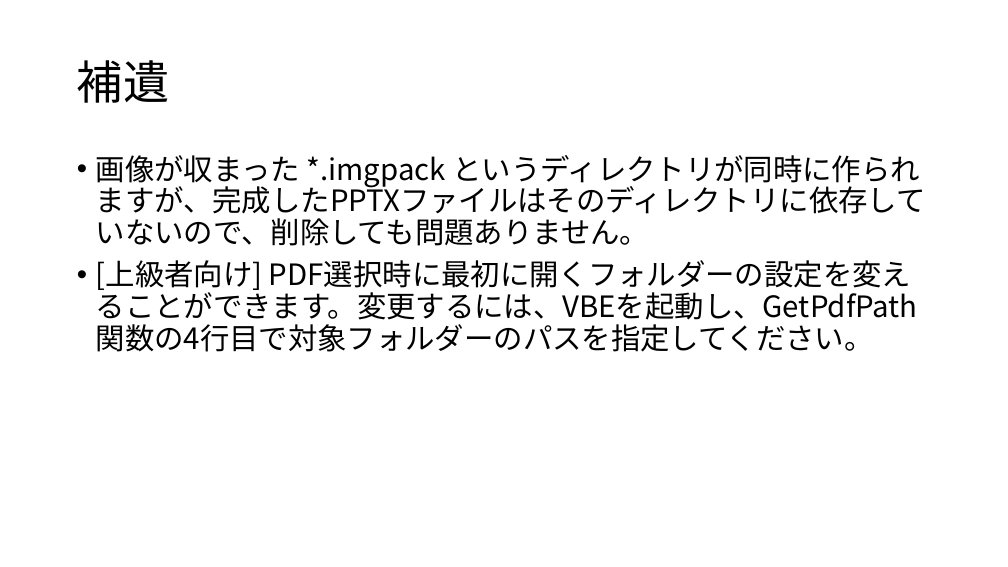
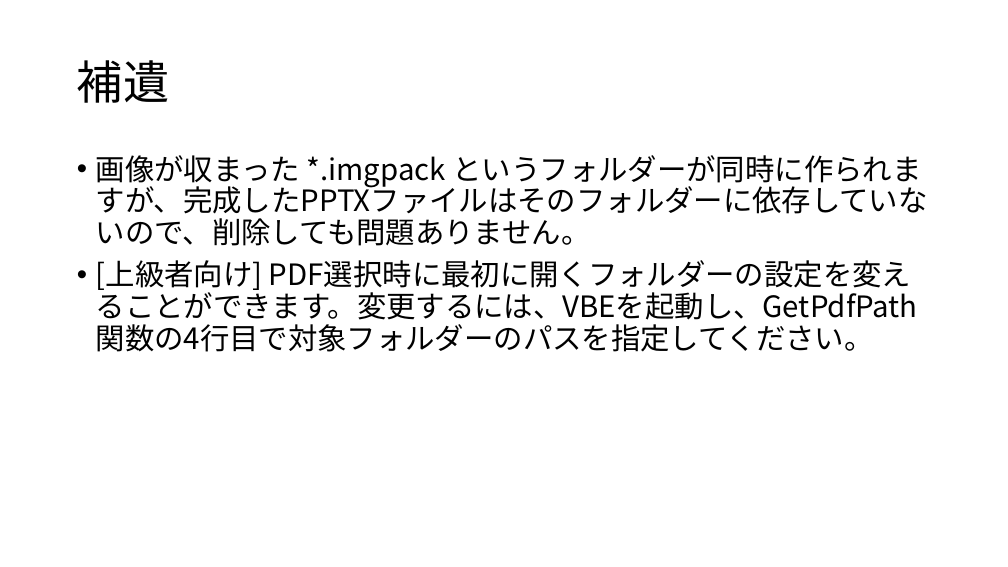
Before and after one commit to KYasuda516/pdf2ppt, a slide deck: slide 4 of Main.pptm. Drawn at 1008x567 pixels with LibreOffice and Linux fonts; fonts in the diff are those of the drawing. Boxes give left, top, right and bottom in pixels: in the first picture for what was removed or moved away, otherwise in the second. Text is boxed around its words. In the diff, an @@ line names an element or a change of style, - is before the commit and + after.

```diff
--- a/Main.pptm
+++ b/Main.pptm
@@ text at <box>96,155,928,246</box>: text changed @@
-• 画像が収まった *.imgpack というディレクトリが同時に作られますが、完成したPPTXファイルはそのディレクトリに依存していないので、削除しても問題ありません。
+• 画像が収まった *.imgpack というフォルダーが同時に作られますが、完成したPPTXファイルはそのフォルダーに依存していないので、削除しても問題ありません。
```
Also in this commit, not shown: 1 other slide changed.
